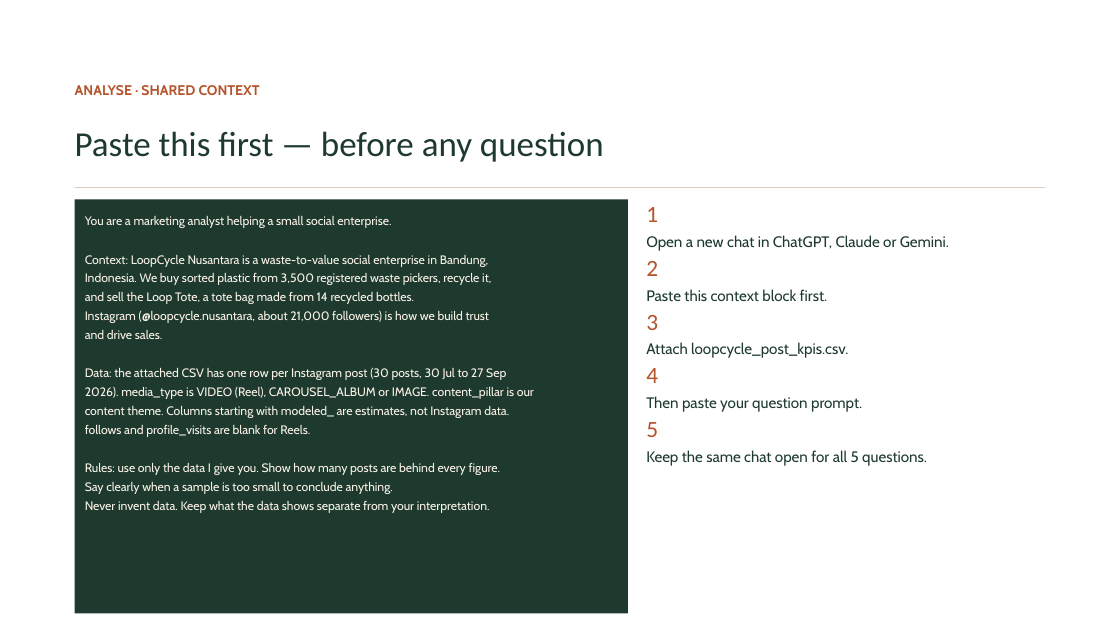
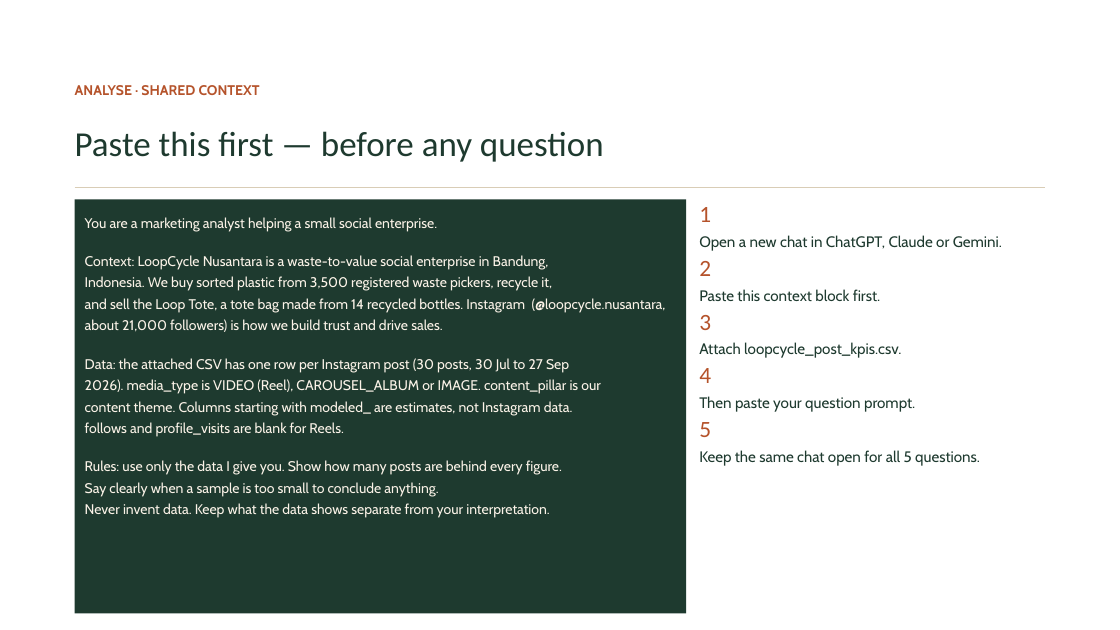
Before and after one commit to itsbharathp/LoopCycle, a slide deck: slide 31 of Prestentations/AI for Content Creation — The Basics.pptx. Drawn at 1120x630 pixels with LibreOffice and Linux fonts; fonts in the diff are those of the drawing. Boxes give left, top, right and bottom in pixels: in the first picture for what was removed or moved away, otherwise in the second. Text is boxed around its words. In the diff, an @@ line names an element or a change of style, - is before the commit and + after.

```diff
--- a/Prestentations/AI for Content Creation — The Basics.pptx
+++ b/Prestentations/AI for Content Creation — The Basics.pptx
@@ rectangle: place and size @@
-rectangle at <box>75,199,628,613</box>
+rectangle at <box>75,199,686,613</box>
@@ text "1": place and size @@
-text "1" at <box>646,207,949,466</box>
+text "1" at <box>699,207,1002,466</box>
@@ text at <box>85,217,600,518</box>: size 10.5 to 12 pt in "You are a marketing analyst helping a ...", "Context: LoopCycle Nusantara is a waste-to-value social ...", "Indonesia. We buy sorted plastic from 3,500 ...", "Data: the attached CSV has one row ..." and 6 more places @@
@@ text at <box>85,298,666,332</box>: text changed; size 10.5 to 12 pt @@
-and sell the Loop Tote, a tote bag made from 14 recycled bottles.
-Instagram (@loopcycle.nusantara, about 21,000 followers) is how we build trust
-and drive sales.
+and sell the Loop Tote, a tote bag made from 14 recycled bottles. Instagram (@loopcycle.nusantara, about 21,000 followers) is how we build trust and drive sales.
```
Also in this commit, not shown: 8 other slides changed, 4 slides removed.
